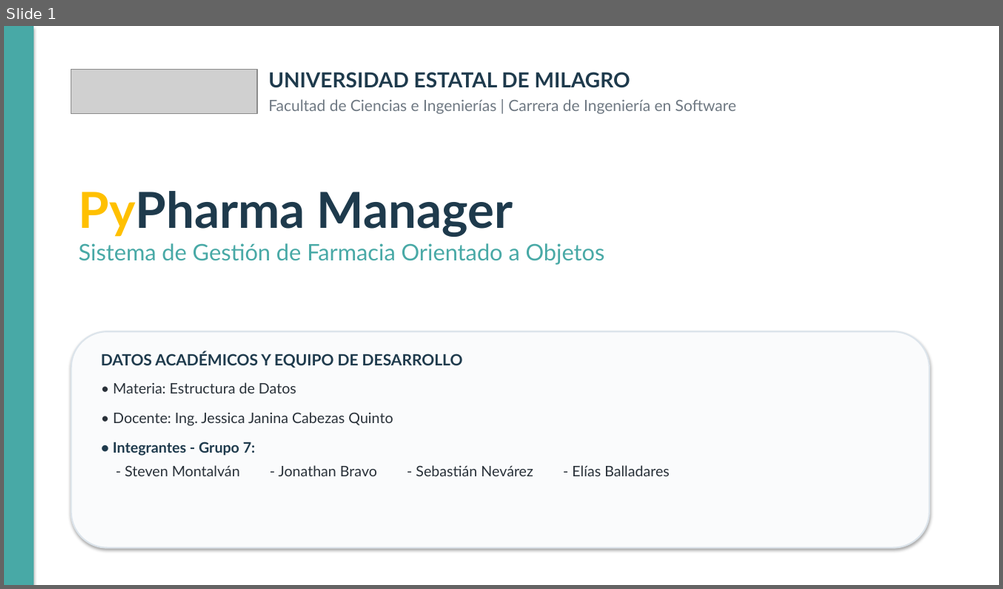
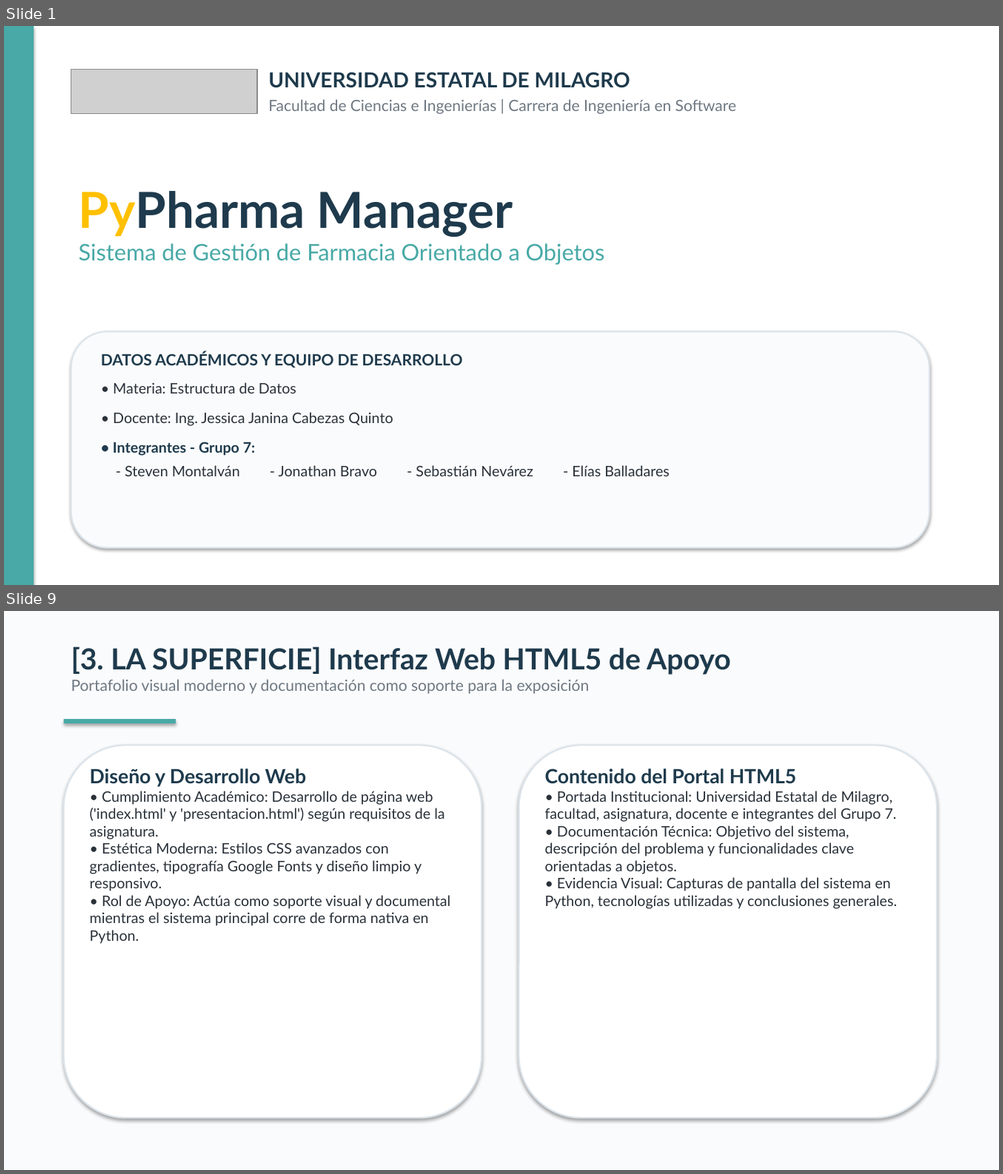
Before and after one commit to JBalladaresM2/componente-practico-2, a slide deck: Presentacion.pptx. Shown one above the other, each under a label of ours: slide 1 before the commit, slides 1 and 9 after it; the slides between them are not shown. The pictures are 1003x589 and 1003x1174 pixels, drawn with LibreOffice and Linux fonts; fonts in the diff are those of the drawing; grey boxes stand for pictures. Boxes give left, top, right and bottom in pixels: in the first picture for what was removed or moved away, otherwise in the second. Text is boxed around its words. In the diff, an @@ line names an element or a change of style, - is before the commit and + after.

```diff
--- a/Presentacion.pptx
+++ b/Presentacion.pptx
@@ slide 9 added at box(4, 611, 999, 1170), background #FFFFFF @@
@@ rectangle added at box(4, 611, 999, 1170), fill #FAFBFC @@
@@ text added at box(71, 647, 731, 694), 15 pt, text #6E7882 @@
+[3. LA SUPERFICIE] Interfaz Web HTML5 de Apoyo
+Portafolio visual moderno y documentación como soporte para la exposición
@@ rectangle added at box(64, 719, 176, 723), fill #48A9A6 @@
@@ rounded rectangle added at box(64, 745, 481, 1119), fill #FFFFFF, outline #DCE4EB 1.5 pt @@
@@ rounded rectangle added at box(519, 745, 936, 1119), fill #FFFFFF, outline #DCE4EB 1.5 pt @@
@@ text added at box(90, 769, 450, 944), 14 pt, text #283038 @@
+Diseño y Desarrollo Web
+• Cumplimiento Académico: Desarrollo de página web ('index.html' y 'presentacion.html') según requisitos de la asignatura.
+• Estética Moderna: Estilos CSS avanzados con gradientes, tipografía Google Fonts y diseño limpio y responsivo.
+• Rol de Apoyo: Actúa como soporte visual y documental mientras el sistema principal corre de forma nativa en Python.
@@ text added at box(545, 769, 897, 909), 14 pt, text #283038 @@
+Contenido del Portal HTML5
+• Portada Institucional: Universidad Estatal de Milagro, facultad, asignatura, docente e integrantes del Grupo 7.
+• Documentación Técnica: Objetivo del sistema, descripción del problema y funcionalidades clave orientadas a objetos.
+• Evidencia Visual: Capturas de pantalla del sistema en Python, tecnologías utilizadas y conclusiones generales.
```
Also in this commit, not shown: 7 slides changed, 1 other slide added, 1 other file.
